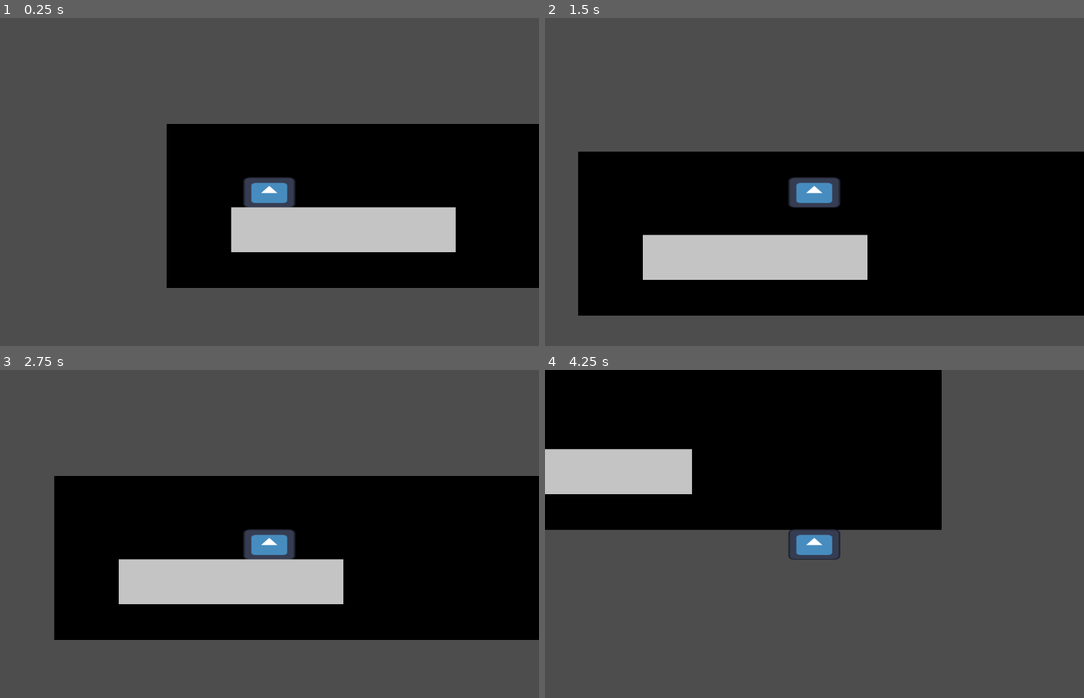
Above: before the commit, frames 1-4 (two rows, left to right).
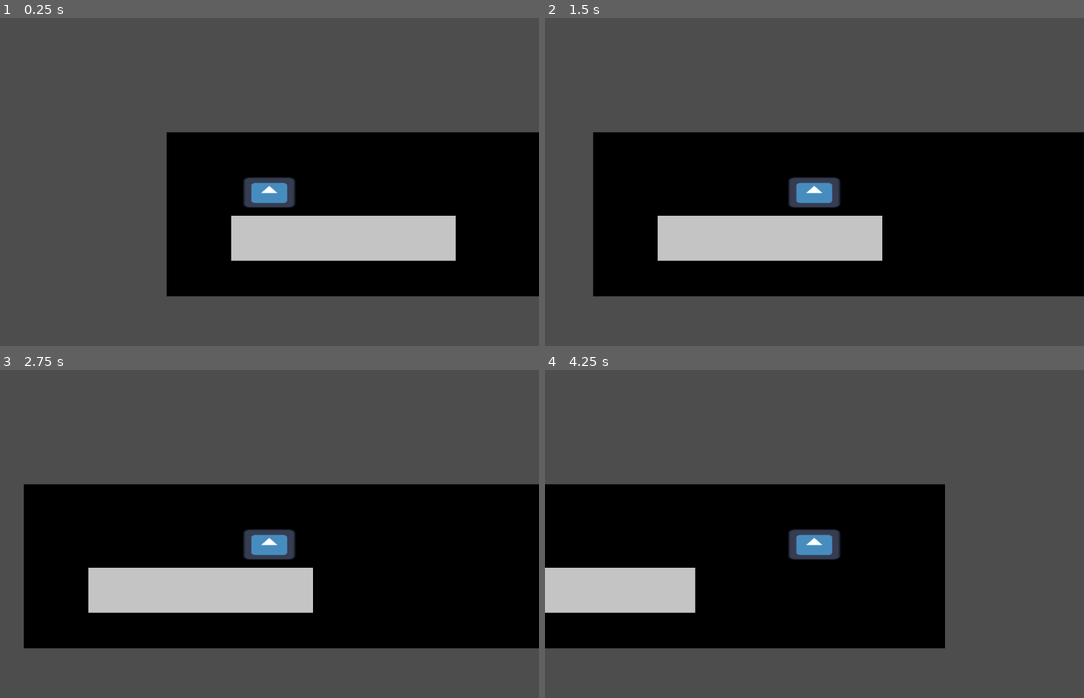
Above: after the commit, the same moments.

Repository: Globs-United/Project
Game: Godot game, scene res://lvl1.tscn
Same seed, same stepped clock (60 frames per second), same inputs: the game is played once before the commit and once after it. This scene is started directly instead of the project's main scene. The engine's default icon, where the game draws it, is replaced by a stand-in: a white triangle on a blue panel in a dark square.
Inputs:
- Up to frame 1 (0.25 s): no input
- Up to frame 2 (1.5 s): tap Enter at 0.5 s; hold Right (moveRight) from 0.53 s (still down); tap Space (jump) at 0.6, 0.77, 1.07, 1.35 s
- Up to frame 3 (2.75 s): tap Space (jump) at 1.52, 1.82, 2.1 s; release Right (moveRight) at 2.03 s; hold Left (moveLeft) from 2.03 s (still down)
- Up to frame 4 (4.25 s): release Left (moveLeft) at 2.78 s; hold Right (moveRight) from 2.78 s (still down); tap Space (jump) at 2.85, 3.02, 3.32, 3.6, 3.77, 4.07 s

The runs differ from the first frame. In frame 1, 5.9% of the frame differs, in the area x 30-100%, y 32-85%; in frame 2, 18%; in frame 3, 11%; in frame 4, 53%, in the area x 0-75%, y 0-85%.

Commit message:
Clean up

Diff:
--- a/lvl1.tscn
+++ b/lvl1.tscn
@@ -1,7 +1,7 @@
 [gd_scene load_steps=5 format=3 uid="uid://bgvo0sua3mcnq"]
 
 [ext_resource type="Texture2D" uid="uid://ccbim107j7xxo" path="res://sprites/2025_03_29_0iw_Kleki.png" id="1_wg0iv"]
-[ext_resource type="Script" uid="uid://caa25t2cwn6p6" path="res://scripts/bottom.gd" id="2_ok8r0"]
+[ext_resource type="Script" uid="uid://caa25t2cwn6p6" path="res://bottom.gd" id="2_ok8r0"]
 [ext_resource type="PackedScene" uid="uid://bqao8gba5f2ao" path="res://object_scenes/player.tscn" id="3_audra"]
 [ext_resource type="PackedScene" uid="uid://dgy4yrqbl7mvj" path="res://object_scenes/wall.tscn" id="4_x7kom"]
 
--- a/node_2d.tscn
+++ b/node_2d.tscn
@@ -1,9 +1,9 @@
 [gd_scene load_steps=10 format=3 uid="uid://c8cicg3xt0mk8"]
 
-[ext_resource type="Script" uid="uid://c6gpld4isg7ew" path="res://player.gd" id="1_0e48y"]
+[ext_resource type="Script" uid="uid://c6gpld4isg7ew" path="res://scripts/playerf.gd" id="1_0e48y"]
 [ext_resource type="Texture2D" uid="uid://ccbim107j7xxo" path="res://sprites/2025_03_29_0iw_Kleki.png" id="2_q6r6c"]
 [ext_resource type="Script" uid="uid://caa25t2cwn6p6" path="res://bottom.gd" id="3_epypp"]
-[ext_resource type="Script" uid="uid://bo555vpjdrsej" path="res://wall.gd" id="4_q6r6c"]
+[ext_resource type="Script" uid="uid://bo555vpjdrsej" path="res://scripts/wall.gd" id="4_q6r6c"]
 [ext_resource type="Texture2D" uid="uid://cw7jv13e5djli" path="res://sprites/grey.png" id="5_kdubu"]
 
 [sub_resource type="Gradient" id="Gradient_epypp"]
--- a/playerf.gd
+++ /dev/null
@@ -1,33 +0,0 @@
-extends Area2D
-
-@export var speed = 400;
-var velocity = Vector2.ZERO;
-
-var screen_size;
-
-func _ready():
-	screen_size = get_viewport_rect().size
-
-func _process(delta):
-	velocity *= 0;
-	if Input.is_action_pressed("moveRight"):
-		velocity.x += 1
-	if Input.is_action_pressed("moveLeft"):
-		velocity.x -= 1
-	if Input.is_action_pressed("moveDown"):
-		velocity.y += 1
-	if Input.is_action_pressed("moveUp"):
-		velocity.y -= 1
-
-	if velocity.length() > 0:
-		velocity = velocity.normalized() * speed
-
-	position += velocity * delta
-	position = position.clamp(Vector2.ZERO, screen_size)
-"""
-func _physics_process(delta):
-	var collision_info = move_and_collide(velocity * delta)
-	if collision_info:
-		print(1);
-		#velocity = velocity.bounce(collision_info.get_normal())
-"""
--- a/scripts/player.gd
+++ b/scripts/player.gd
@@ -1,62 +1,39 @@
 extends CharacterBody2D
 
-const SPEED = 300.0
-const JUMP_VELOCITY = -500.0
-var gravity = ProjectSettings.get_setting("physics/2d/default_gravity")
-var jump_check = false
-var playerstate = "idle"
-	#idle, run, jump
+@export var accelerationSpeed = 16;
+@export var maxSpeed = 400;
+
+var screen_size;
+var downNow = 1;
+
+func _ready():
+	screen_size = get_viewport_rect().size
+	velocity = Vector2.ZERO;
+
+	accelerationSpeed *= screen_size.y / 700;
+	maxSpeed *= screen_size.y / 700;
+
+func _process(delta):
+	velocity *= 0.9;
+	if Input.is_action_pressed("moveRight"):
+		velocity.x += accelerationSpeed
+	if Input.is_action_pressed("moveLeft"):
+		velocity.x -= accelerationSpeed
+	if Input.is_action_pressed("moveDown"):
+		velocity.y += accelerationSpeed
+	if Input.is_action_pressed("moveUp"):
+		velocity.y -= accelerationSpeed
+
+	if velocity.length() > maxSpeed:
+		velocity = velocity.normalized() * maxSpeed
+
+	position += velocity * delta
+	position = position.clamp(Vector2.ZERO, screen_size)
 
 
-#I said screw it and ripped code from my previous game jam since it didn't autofill to something like this, like I what occurred last time
-
-func _physics_process(delta: float) -> void:
-
-	# Add the gravity.  (+update is_in_air)
-	if not is_on_floor():
-		velocity += get_gravity() * delta
-		#falling?
-		if velocity.y < 0:
-			playerstate = "jump"
-
-	# Handle jump.
-	if Input.is_action_just_pressed("jump") and is_on_floor():
-		velocity.y = JUMP_VELOCITY
-		playerstate = "jump"
-
-	#dynamic jump, only letting occur once due to spamming == flying
-	if Input.is_action_just_released("jump") and velocity.y < 0:
-		if not jump_check:
-			velocity.y = JUMP_VELOCITY / 2
-		jump_check = true
-
-
-	if is_on_floor() and velocity.x < 0:
-		$AnimatedSprite2D.flip_h = true
-		playerstate = "run"
-	elif is_on_floor() and velocity.x > 0:
-		$AnimatedSprite2D.flip_h = false
-		playerstate = "run"
-	else:
-		velocity.x = move_toward(velocity.x, 0, SPEED / 2)
-
-	if velocity.x == 0 and velocity.y == 0:
-		playerstate = "idle"
-
-	# Get the input direction and handle the movement/deceleration.
-	# As good practice, you should replace UI actions with custom gameplay actions.
-	var direction := Input.get_axis("moveLeft", "moveRight")
-
-	if direction:
-		velocity.x = direction * SPEED
-	else:
-		velocity.x = move_toward(velocity.x, 0, SPEED)
-
-	playeranim()
-	move_and_slide()
-
-func playeranim():
-	if playerstate == "idle":
-		$AnimatedSprite2D.play("test")
-	#elif playerstate == "":
-	#	$AnimatedSprite2D.play("")
+func _physics_process(delta):
+	var collision_info = move_and_collide(velocity * delta)
+	if collision_info:
+		var velocityTemp = velocity.bounce(collision_info.get_normal())
+		if(!(velocity.y * downNow > 0 && velocityTemp.y * downNow < 0)):
+			velocity = velocityTemp;
--- a/wall.gd
+++ /dev/null
@@ -1,9 +0,0 @@
-extends StaticBody2D
-
-var screen_size;
-
-func _ready():
-	screen_size = get_viewport_rect().size
-
-	position *= screen_size.y / 700;
-	scale    *= screen_size.y / 700;
Not shown, removed: playerf.gd.uid
Not shown, changed: scripts/player.gd.uid
Renamed: player.gd -> scripts/playerf.gd
Renamed: player.gd.uid -> scripts/playerf.gd.uid
Not shown, removed: wall.gd.uid
